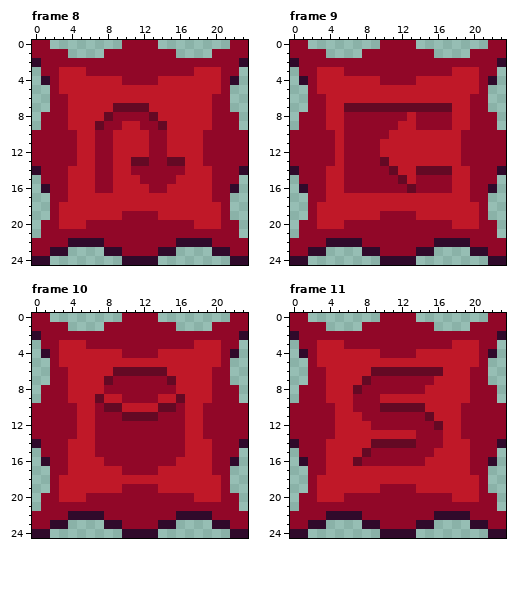
Pixel-art file: Succubus/Sprites/ButtonsGameplay.aseprite. The first picture shows the starting point.
24x25 pixels, 33 frames. Shown: frame 8, frame 9, frame 10, frame 11. The commit also changed other frames, which this record leaves out.
And afterwards:
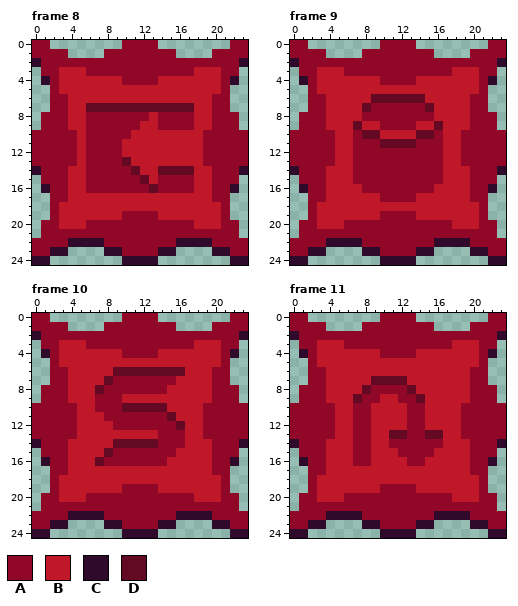
Palette (. is transparent): A #910728  B #c01828  C #300a2b  D #640924
Diff:
Changed rows in their new state; - is an unchanged pixel.
Frame 8:
first column x 6:
 7 DDD----DDDDD
 8 AAA----BAAAA
 9 AA--AABBAAAA
10 A--AA--BB---
11 A--A---BB---
12 A--A---BB---
13 A--ADBBBBBB-
14 A--AADBBDDDD
15 A--AAADB--AA
16 A--AAAAD-AAA
Frame 9:
first column x 6:
 6 ---DDDDDD---
 7 BB-AAAAAA-BB
 8 BB-----A--BB
 9 BDBB--AABBDB
10 B-DDB---DDA-
11 B---DDDDAAA-
12 B---AAAAAAA-
13 B---AAAAAAA-
14 B----AAAAAAB
15 B-----AA---B
16 BB-----A--BB
17 ----AAAA----
Frame 10:
first column x 7:
 6 --------DD
 7 --------A-
 8 D-------B-
 9 AAABBBB--B
10 -AADDDD-BB
11 B--AAAA-DB
12 BB-------D
13 BBBBBBB---
14 BBDDDDD---
15 BD-------B
16 D-------B-
17 ---BBBB---
Frame 11:
first column x 7:
 6 --BBBBBBBB
 7 -BDDDDBBB-
 8 BD----DB--
 9 D----AAD--
10 --BBBBAA--
11 A-BBBB--B-
12 AABBBB--BB
13 AA--DDA-DD
14 AABBAAA---
15 AABBB-----
16 A-BBBB----
